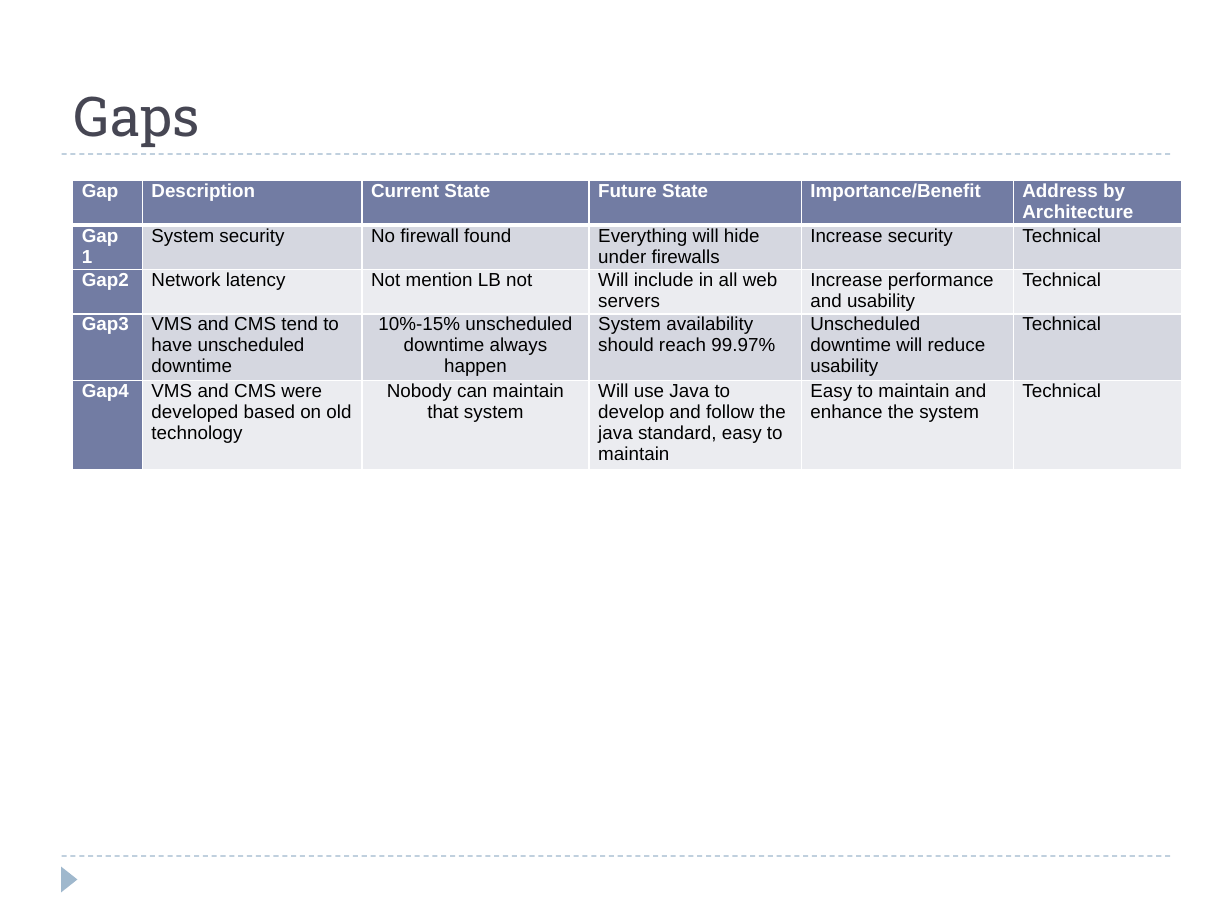
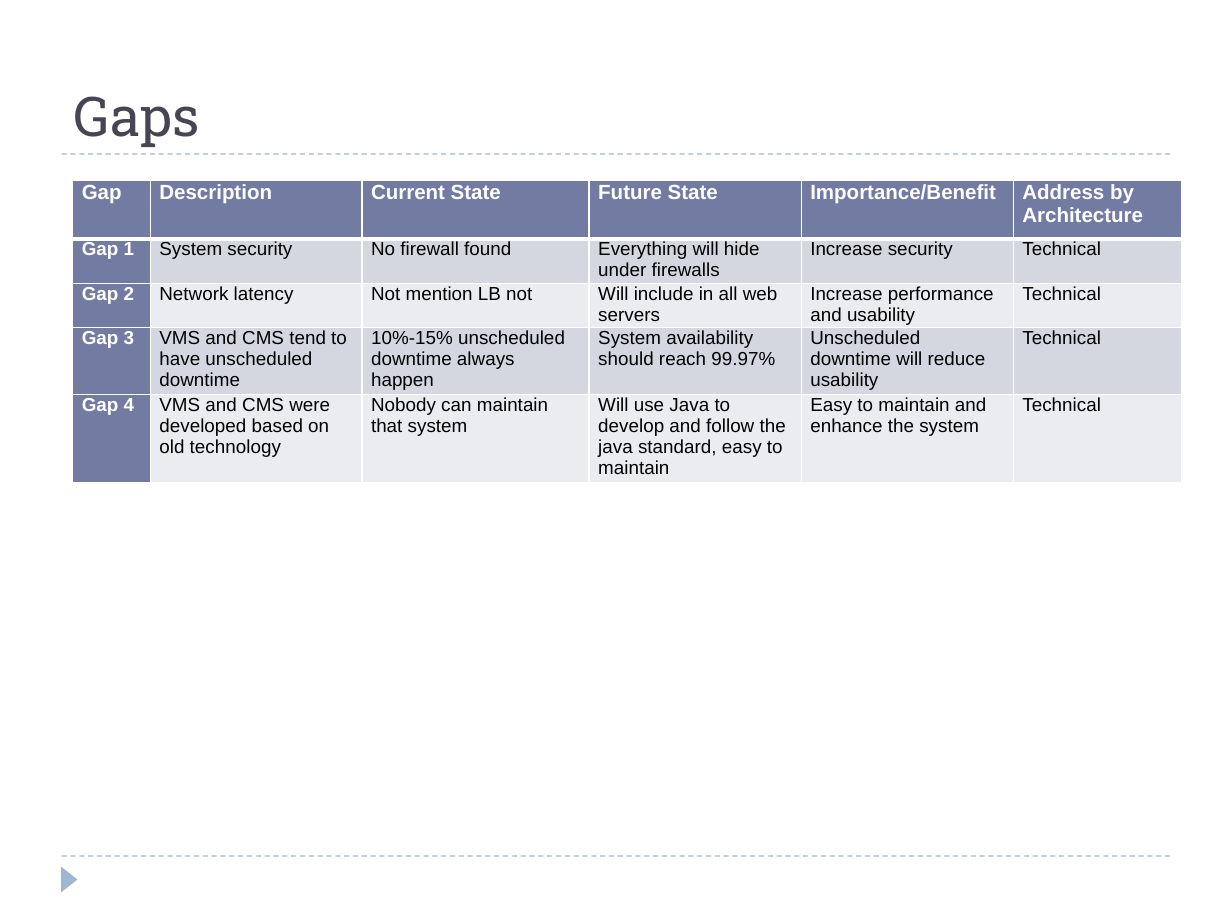
Before and after one commit to windieccf/t1-shipping, a slide deck: slide 36 of Enterprise Architech Presentation.pptx (slide 37 before the commit). Drawn at 1232x924 pixels with LibreOffice and Linux fonts; fonts in the diff are those of the drawing. Boxes give left, top, right and bottom in pixels: in the first picture for what was removed or moved away, otherwise in the second. Text is boxed around its words. In the diff, an @@ line names an element or a change of style, - is before the commit and + after.

```diff
--- a/Enterprise Architech Presentation.pptx
+++ b/Enterprise Architech Presentation.pptx
@@ table at (73, 181, 1180, 488) @@
-row 3, column 1: Gap2
+row 3, column 1: Gap 2
-row 4, column 1: Gap3
+row 4, column 1: Gap 3
-row 5, column 1: Gap4
+row 5, column 1: Gap 4
@@ size 11 to 12 pt in "Gap", "Description", "Current State", "Future State" and 2 more places @@
@@ alignment centre to left @@
```
Also in this commit, not shown: 14 other slides changed, 1 slide removed.
